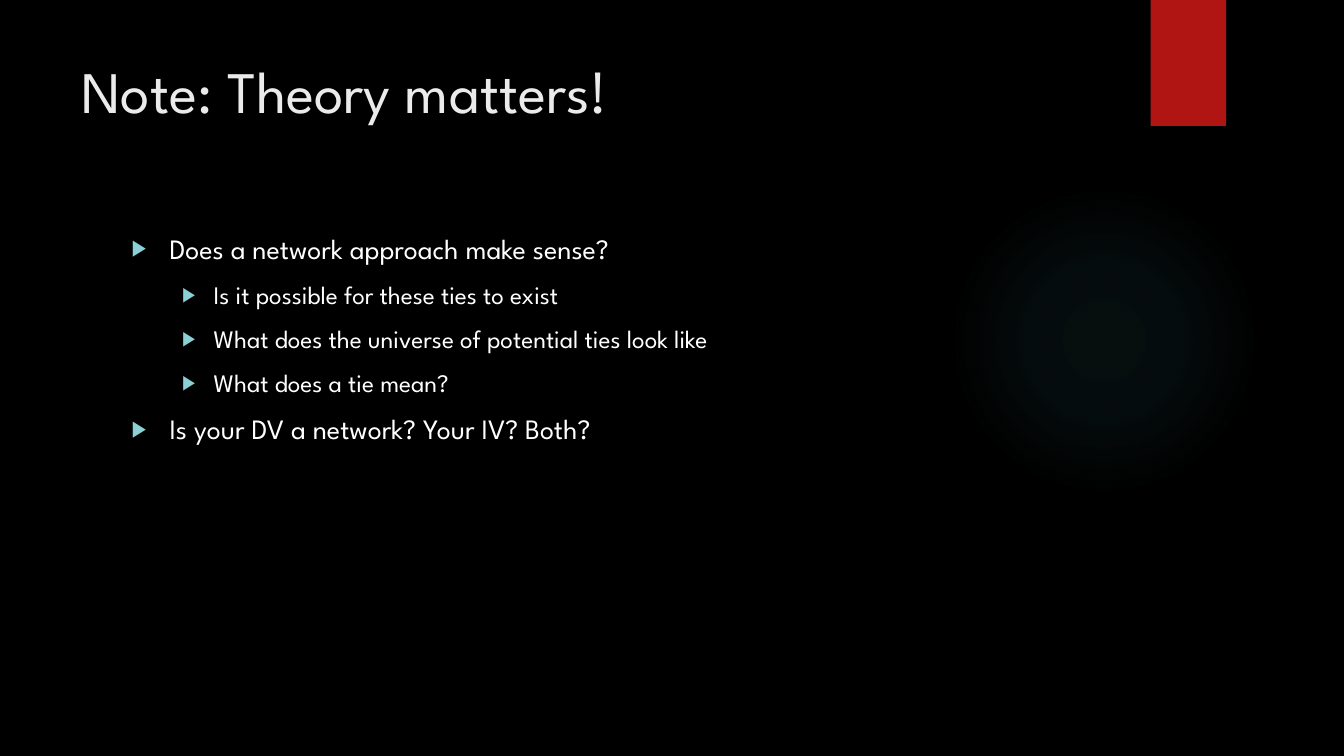
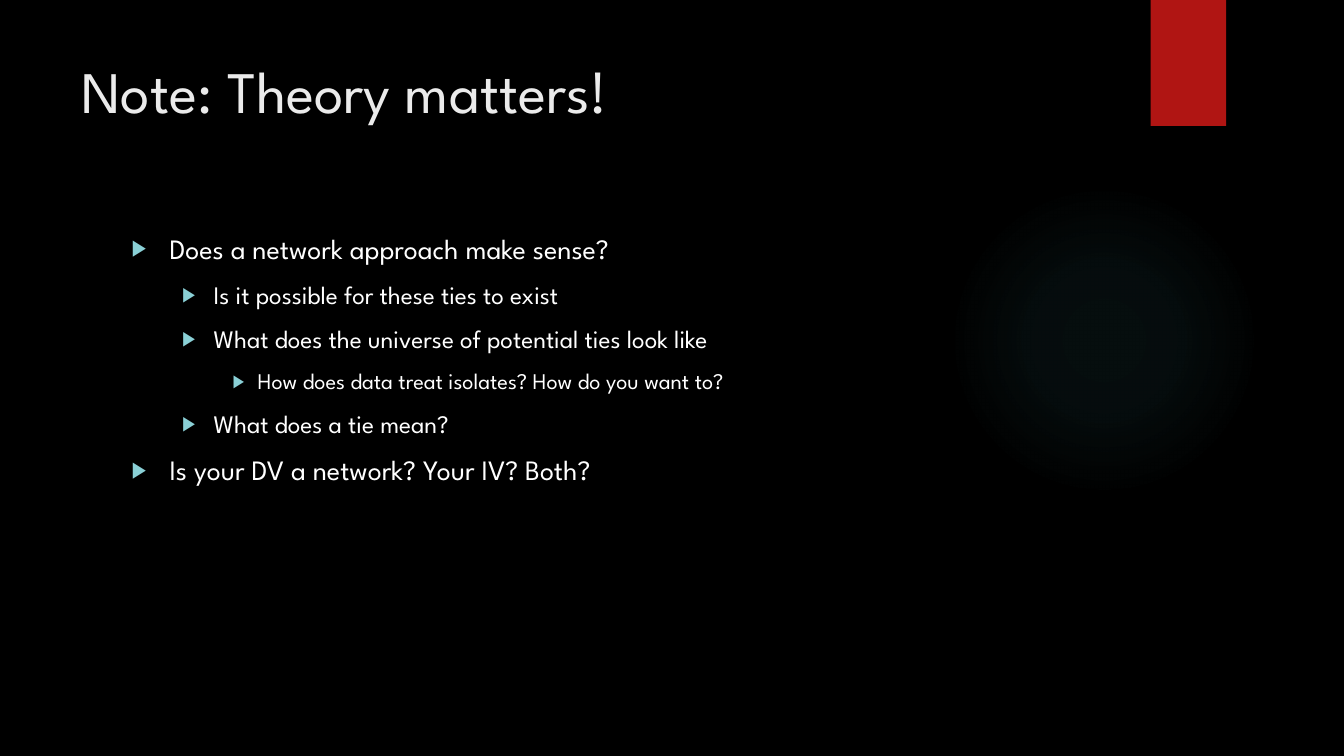
Before and after one commit to dwallc/Workshops, a slide deck: slide 3 of R/Advanced Network Analysis Using R/Advanced Network Analysis using R.pptx. Drawn at 1344x756 pixels with LibreOffice and Linux fonts; fonts in the diff are those of the drawing; background and template pictures are left out. Boxes give left, top, right and bottom in pixels: in the first picture for what was removed or moved away, otherwise in the second. Text is boxed around its words. In the diff, an @@ line names an element or a change of style, - is before the commit and + after.

```diff
--- a/R/Advanced Network Analysis Using R/Advanced Network Analysis using R.pptx
+++ b/R/Advanced Network Analysis Using R/Advanced Network Analysis using R.pptx
@@ text at bbox=[258, 373, 724, 394]: paragraph added @@
+    ▶ How does data treat isolates? How do you want to?
```
Also in this commit, not shown: 1 other slide changed.
